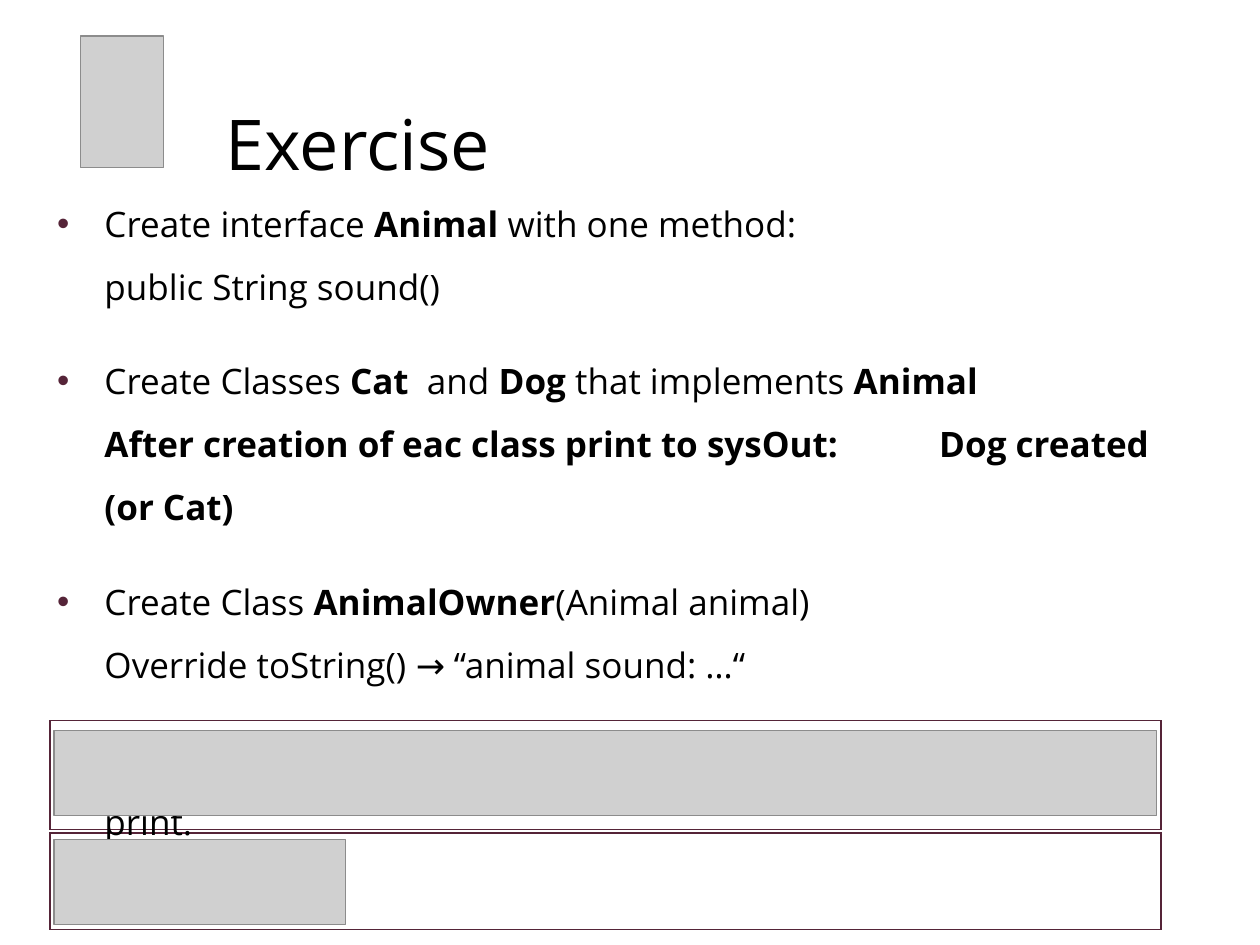
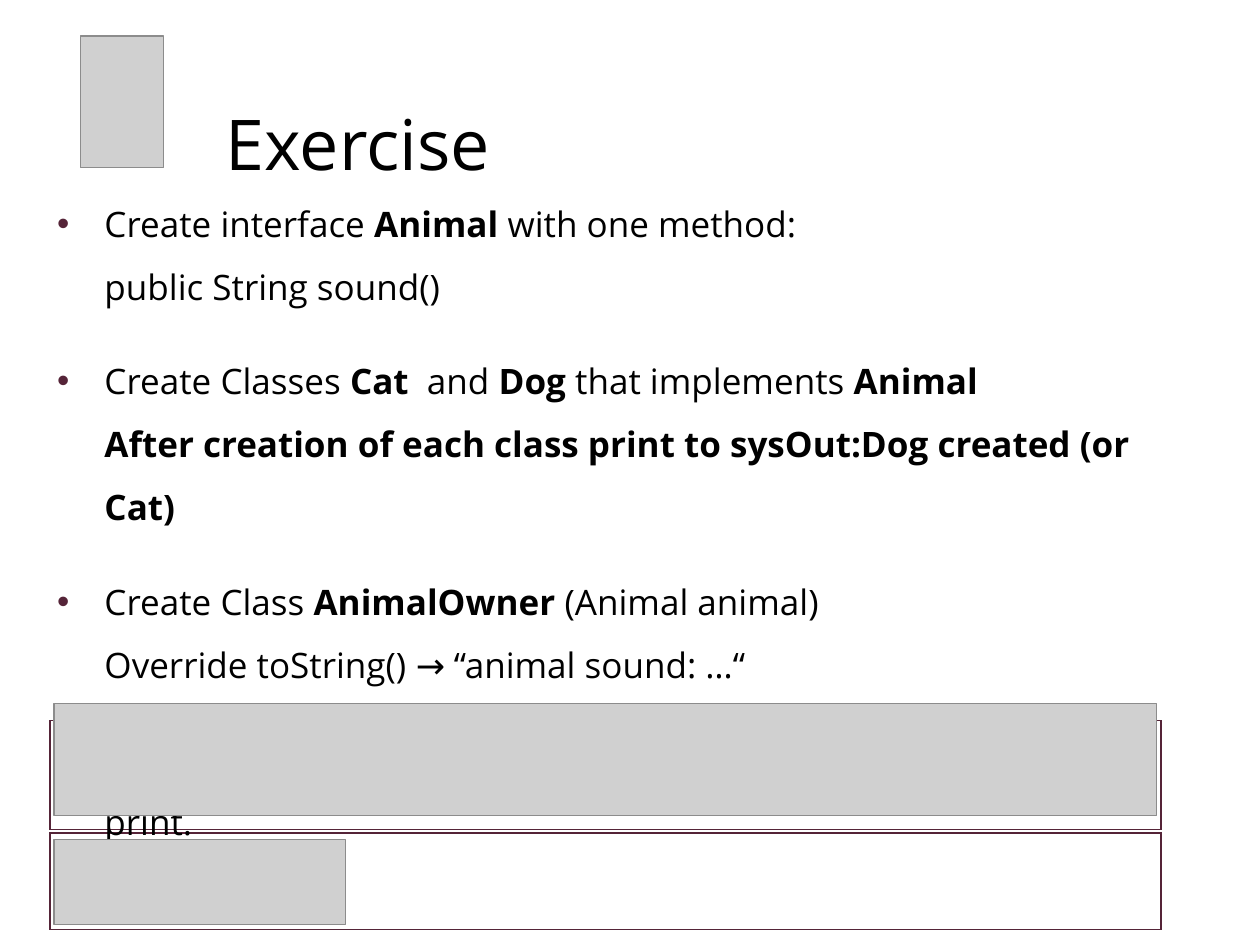
Before and after one commit to chaimt/Tikal-Java-RoadMap, a slide deck: slide 34 of Presentations/5 - Spring_IOC.pptx (slide 35 before the commit). Drawn at 1260x945 pixels with LibreOffice and Linux fonts; fonts in the diff are those of the drawing; grey boxes stand for pictures; background and template pictures are left out. Boxes give left, top, right and bottom in pixels: in the first picture for what was removed or moved away, otherwise in the second. Text is boxed around its words. In the diff, an @@ line names an element or a change of style, - is before the commit and + after.

```diff
--- a/Presentations/5 - Spring_IOC.pptx
+++ b/Presentations/5 - Spring_IOC.pptx
@@ text at (104, 367, 1129, 687): text changed @@
-• Create Classes Cat and Dog that implements Animal
-  After creation of eac class print to sysOut: Dog created (or Cat)
-• Create Class AnimalOwner(Animal animal)
-  Override toString() → “animal sound: …“
+• Create Classes Cat and Dog that implements Animal
+  After creation of each class print to sysOut:Dog created (or Cat)
+• Create Class AnimalOwner (Animal animal)
+  Override toString() → “animal sound: …“
@@ picture: place and size @@
-picture at (54, 731, 1157, 816)
+picture at (54, 703, 1157, 815)
```
Also in this commit, not shown: 3 other slides changed, 1 slide added, 2 slides removed, 48 other files.
